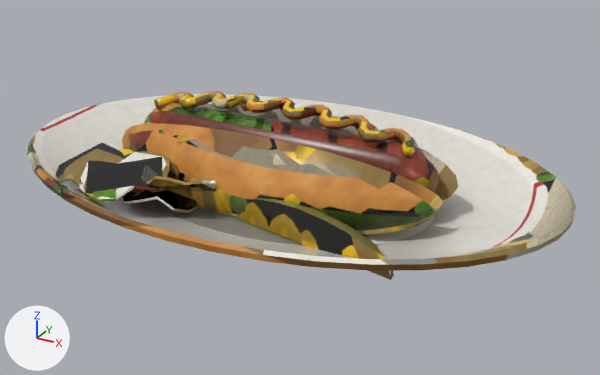
The glTF model prototypes/godot-mall/project/models/bl_wl_hot_dog/bl_wl_hot_dog.glb: old version first, new version second.
Camera for both pictures: a 50 mm camera at (0.177, -0.302, 0.16) aimed at (0.011, -0.001, 0.009). Lighting does not change. The marker at lower left points along +X, +Y and +Z. The picture after the commit comes second. Vertices at exactly the same position are counted once.

Objects in the first picture: 'bl_wl_hot_dog'.
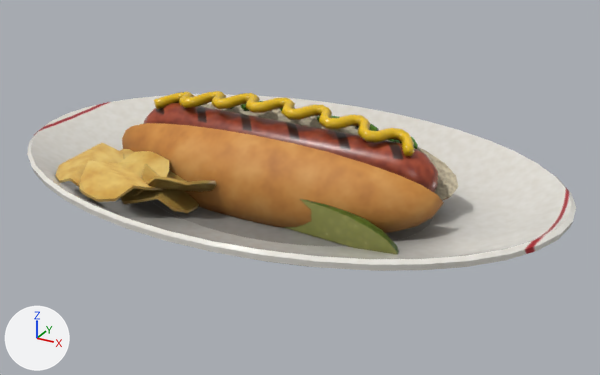
Where the change shows, as pixel boxes [x1, y1, x2, y2] in the pictures (600 x 375 px; the box of a moved part takes in the faces that stretch with it):
'bl_wl_hot_dog', reshaped: before [27, 91, 576, 280]; after [27, 91, 576, 271]
part 1 of me_bl_wl_hot_dog, moved or reshaped: before [122, 116, 458, 280]; after [122, 116, 458, 254]
part 2 of me_bl_wl_hot_dog, surface changed: [27, 91, 576, 271] in both

The edits, one by one:
me_bl_wl_hot_dog has 2002 vertices, 3904 faces and spans x -0.13..0.13, y -0.085..0.085, z -0.002..0.048.
me_bl_wl_hot_dog is used by ob_bl_wl_hot_dog; location (0.0, 0.0, 0.0).
me_bl_wl_hot_dog part 1: 140 of 2002 vertices moved; they spanned x -0.081..0.081, y -0.051..0.019, z 0.004..0.038 and now span x -0.081..0.081, y -0.036..0.019, z 0.004..0.038; mean shift (-0.004, 0.007, 0.0); largest move (-0.003, -0.034, 0.005) -> (0.073, -0.036, 0.005).
me_bl_wl_hot_dog part 2: 3745 kept faces spanning x -0.13..0.13, y -0.085..0.085, z -0.002..0.048 get new texture (UV) coordinates.
